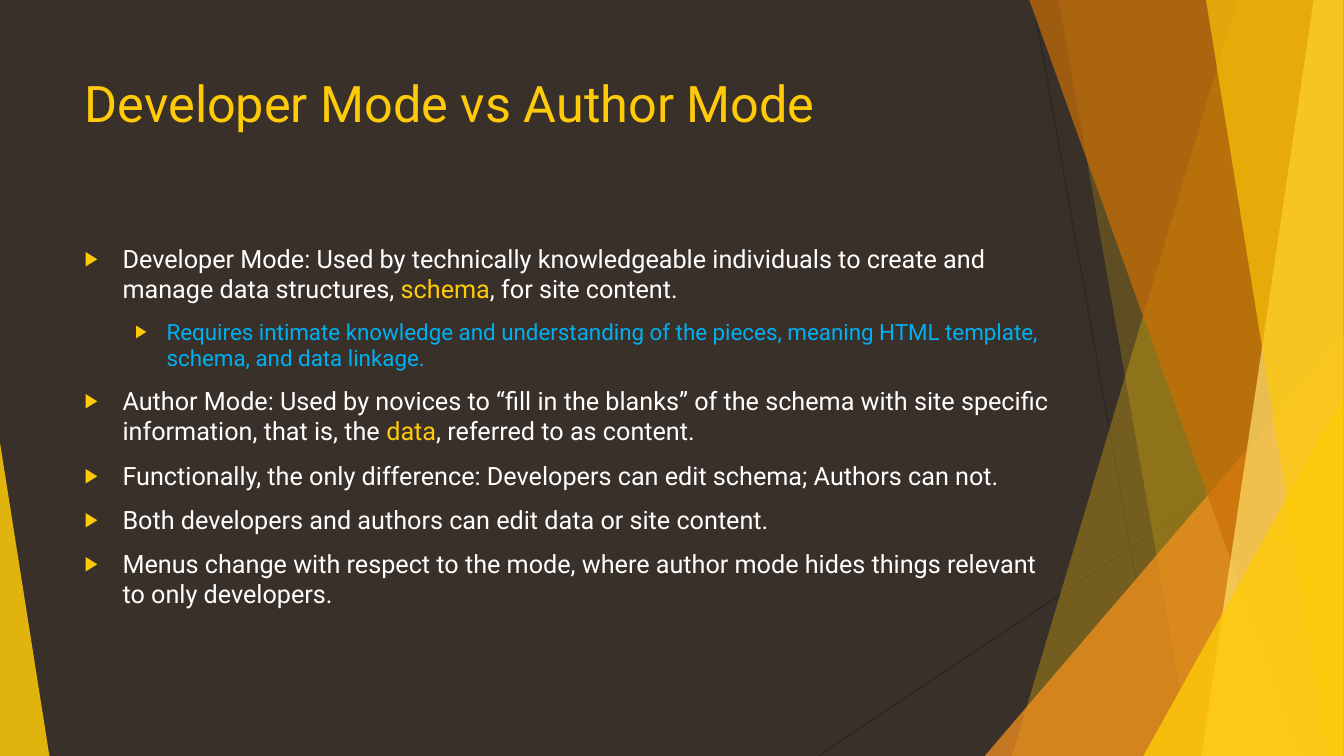
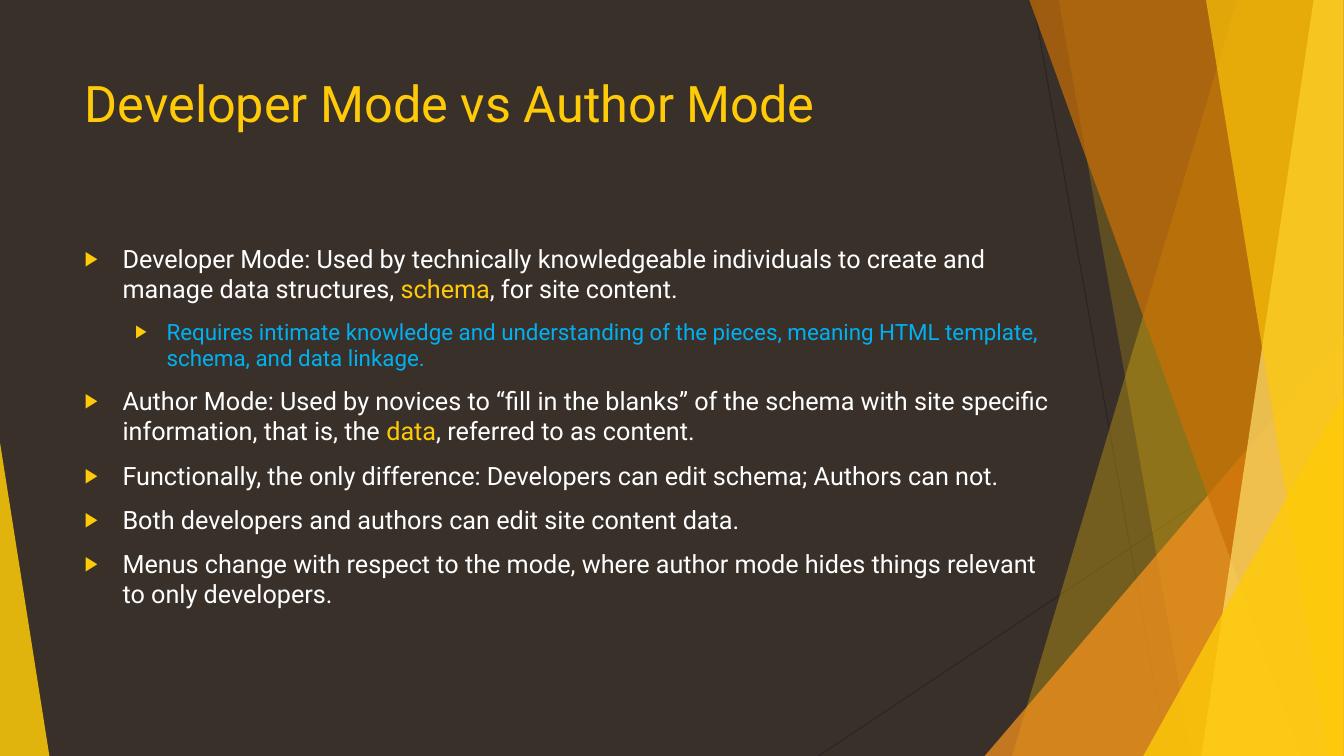
Before and after one commit to CanyonCasa/HomebrewCMS, a slide deck: slide 5 of documentation/HomebrewCMS.pptx. Drawn at 1344x756 pixels with LibreOffice and Linux fonts; fonts in the diff are those of the drawing. Boxes give left, top, right and bottom in pixels: in the first picture for what was removed or moved away, otherwise in the second. Text is boxed around its words. In the diff, an @@ line names an element or a change of style, - is before the commit and + after.

```diff
--- a/documentation/HomebrewCMS.pptx
+++ b/documentation/HomebrewCMS.pptx
@@ text at bbox=[123, 510, 739, 534]: text changed @@
-▶ Both developers and authors can edit data or site content.
+▶ Both developers and authors can edit site content data.
```
Also in this commit, not shown: 15 other slides changed, 3 slides added, 1 other file.
